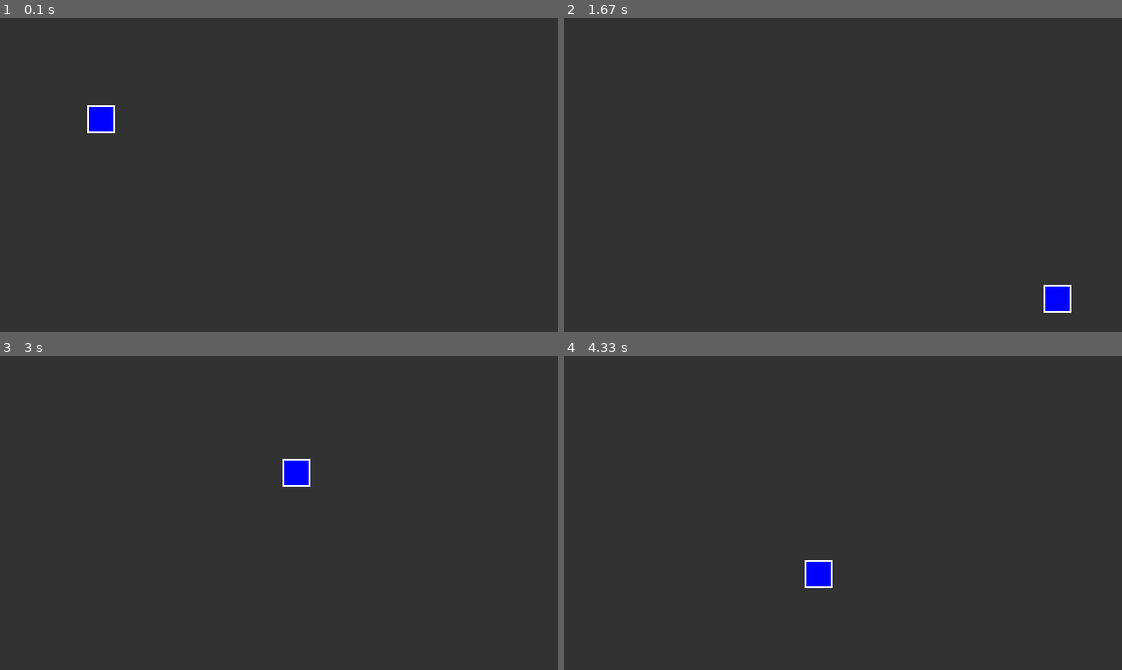
Above: before the commit, frames 1-4 (two rows, left to right).
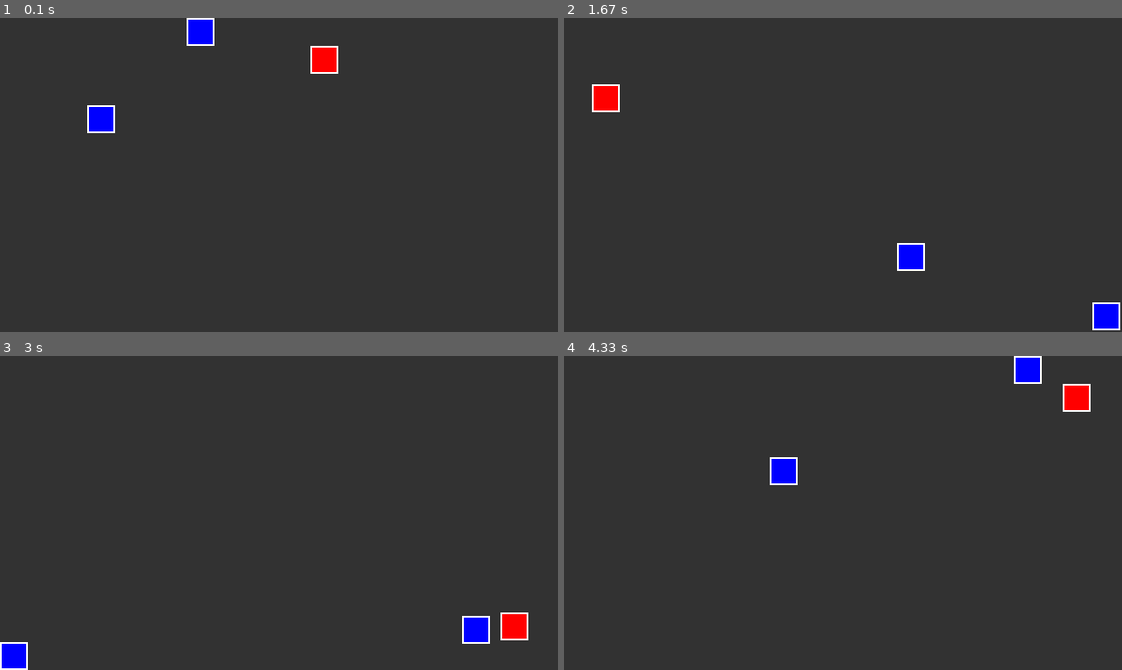
Above: after the commit, the same moments.

Repository: nftrueb/pygame-toolshed
Game: pygame game, started from mover-demo.py
Two runs of this game, one before a commit and one after it. Both use one fixed random seed, a clock stepped at 60 frames per second and the inputs below.
Inputs (mouse positions are in pixels of both pictures, inside the frame that each line leads up to):
- Up to frame 1 (0.1 s): no input
- Up to frame 2 (1.67 s): tap Space at 0.33 s; click (898, 244) at 0.72 s; click (1049, 284) at 1.05 s
- Up to frame 3 (3 s): click (279, 550) at 1.88 s; click (200, 447) at 2.22 s; click (479, 487) at 2.92 s
- Up to frame 4 (4.33 s): click (709, 569) at 3.95 s; click (1043, 585) at 4.28 s

The runs differ from the first frame. In frame 1, 0.9% of the frame differs, in the area x 33-61%, y 0-18%; in frame 2, 1.8%, in the area x 5-100%, y 21-100%; in frame 3, 1.8%; in frame 4, 1.8%.

Commit message:
Added features for orchestrating mover path, looping, etc

Diff:
--- a/mover-demo.py
+++ b/mover-demo.py
@@ -22,13 +22,27 @@
     pg.draw.rect(surf, (0,0,255), pg.Rect(mover.pos[0], mover.pos[1], 16, 16))
     pg.draw.rect(surf, (255,255,255), pg.Rect(mover.pos[0], mover.pos[1], 16, 16), width=1)
 
+def draw_posmover_red_rect(mover: PosMover, surf: pg.Surface):
+    pg.draw.rect(surf, (255,0,0), pg.Rect(mover.pos[0], mover.pos[1], 16, 16))
+    pg.draw.rect(surf, (255,255,255), pg.Rect(mover.pos[0], mover.pos[1], 16, 16), width=1)
+
 class App:
     def __init__(self):
         icon = 'assets/icon.png'
         self.pc = PygameContext((WIDTH, HEIGHT), 'Mover Demo', icon)
         self.running = True
 
-        self.mover = PosMover((50,50), draw_posmover_rect, ease_in_out_cubic)
+        self.mover = PosMover((50,50), draw_posmover_rect, ease_in_out_cubic, retain_path=False)
+
+        self.border_mover = PosMover((0,0), draw_posmover_rect, ease_out_quint, retain_path=True, loop=True)
+        for pos in [ (WIDTH-16, 0), (WIDTH-16, HEIGHT-16), (0, HEIGHT-16), (0,0) ]:
+            self.border_mover.add_to_path(pos)
+        self.border_mover.start_animating()
+
+        self.fast_mover = PosMover((16, 16), draw_posmover_red_rect, ease_out_quint, animation_frames=30, loop=True, retain_path=True)
+        for pos in [ (WIDTH-16*2, 16), (WIDTH-16*2, HEIGHT-16*2), (16, HEIGHT-16*2), (16,16) ]:
+            self.fast_mover.add_to_path(pos)
+        self.fast_mover.start_animating()
 
     def run(self):
         try:
@@ -39,7 +53,6 @@
         except KeyboardInterrupt:
             log.info('KeyboardInterrupt recorded... exiting now')
         except Exception as ex:
-            tb = ex.__traceback__
             log.error(f'Error encounted in main game loop', ex)
 
         pg.quit()
@@ -48,10 +61,14 @@
     def draw(self):
         self.pc.frame.fill((50,50,50))
         self.mover.draw(self.pc.frame)
+        self.border_mover.draw(self.pc.frame)
+        self.fast_mover.draw(self.pc.frame)
         self.pc.finish_drawing_frame()
 
     def update(self):
         self.mover.update()
+        self.border_mover.update()
+        self.fast_mover.update()
 
     def handle_event(self):
         mx, my = self.pc.get_event_context().mouse_pos
@@ -64,14 +81,15 @@
                     self.running = False
 
                 if event.key == pg.K_SPACE:
-                    if self.mover.easing_fn == ease_in_out_cubic:
-                        self.mover.easing_fn = ease_out_quint
-                    else:
-                        self.mover.easing_fn = ease_in_out_cubic
+                    try:
+                        self.fast_mover.start_animating()
+                    except:
+                        pass
 
             elif event.type == pg.MOUSEBUTTONDOWN:
                 # print(f'Mouse clicked at ({mx:.{2}f}, {my:.{2}f})')
-                self.mover.start_animating((mx, my))
+                self.mover.add_to_path((mx, my))
+                self.mover.start_animating()
 
 def main():
     app = App()
--- a/toolshed/orchestration.py
+++ b/toolshed/orchestration.py
@@ -8,16 +8,18 @@
     return 4 * x**3 if x < 0.5 else 1 - (-2 * x + 2)**3 / 2
 
 class Mover:
-    def __init__(self, draw_fn, easing_fn, animation_frames=60):
+    def __init__(self, draw_fn, easing_fn, animation_frames=60, active=True):
         self.draw_fn = draw_fn
         self.easing_fn = easing_fn
 
         self.animating = False
-        self.animation_frames = 60
+        self.animation_frames = animation_frames
         self.frames = 0
 
+        self.active = active
+
     def update(self):
-        if not self.animating:
+        if not self.animating or not self.active:
             return
 
         self.frames += 1
@@ -28,6 +30,12 @@
         return self.easing_fn(self.frames / self.animation_frames) if self.animating else None
 
     def start_animating(self):
+        if self.animating:
+            raise Exception('Already animating mover... failed to start animating')
+
+        if not self.active:
+            raise Exception('Animation cannot start in Mover because it\'s not active')
+
         self.animating = True
         self.frames = 0
 
@@ -36,33 +44,68 @@
         self.frames = 0
 
     def draw(self, surf):
+        if not self.active:
+            return
         self.draw_fn(self, surf)
 
 class PosMover(Mover):
-    def __init__(self, pos, draw_fn, easing_fn, animation_frames=60):
+    def __init__(self, pos, draw_fn, easing_fn, animation_frames=60, retain_path=True, loop=False):
         super().__init__(draw_fn, easing_fn, animation_frames)
         self.pos = pos
-        self.target = None
         self.animating_start_pos = None
+        self.retain_path = retain_path
+        self.loop = loop
+        self.path = []
+        self.target_idx = None
 
     def update(self):
-        if self.animating:
-            y = self.get_easing_value()
-            self.pos = (
-                (self.target[0] - self.animating_start_pos[0]) * y + self.animating_start_pos[0],
-                (self.target[1] - self.animating_start_pos[1]) * y + self.animating_start_pos[1]
-            )
+        if not self.active or not self.animating:
+            return
+
+        target = self.get_current_target()
+        y = self.get_easing_value()
+        self.pos = (
+            (target[0] - self.animating_start_pos[0]) * y + self.animating_start_pos[0],
+            (target[1] - self.animating_start_pos[1]) * y + self.animating_start_pos[1]
+        )
         super().update()
 
-    def start_animating(self, target):
-        super().start_animating()
-        self.target = target
+    def get_current_target(self):
+        return (
+            self.path[self.target_idx]
+            if self.target_idx is not None and self.target_idx < len(self.path)
+            else None
+        )
+
+    def start_animating(self):
+        try:
+            super().start_animating()
+        except:
+            print(f'[ ERROR ] Failed to start animation of Mover')
+
+        if self.target_idx is None:
+            self.target_idx = 0
         self.animating_start_pos = self.pos
 
     def stop_animating(self):
         super().stop_animating()
-        self.target = None
-        self.animating_start_pos = None
+
+        # check if target is at the end of its path... continue animating if not
+        self.target_idx += 1
+        if self.loop:
+            self.target_idx %= len(self.path)
+
+        if self.target_idx < len(self.path):
+            self.start_animating()
+
+        else:
+            self.target_idx = None
+            self.animating_start_pos = None
+            if not self.retain_path:
+                self.path.clear()
+
+    def add_to_path(self, target):
+        self.path.append(target)
 
 class Animation:
     current_sprite_idx: int | None
